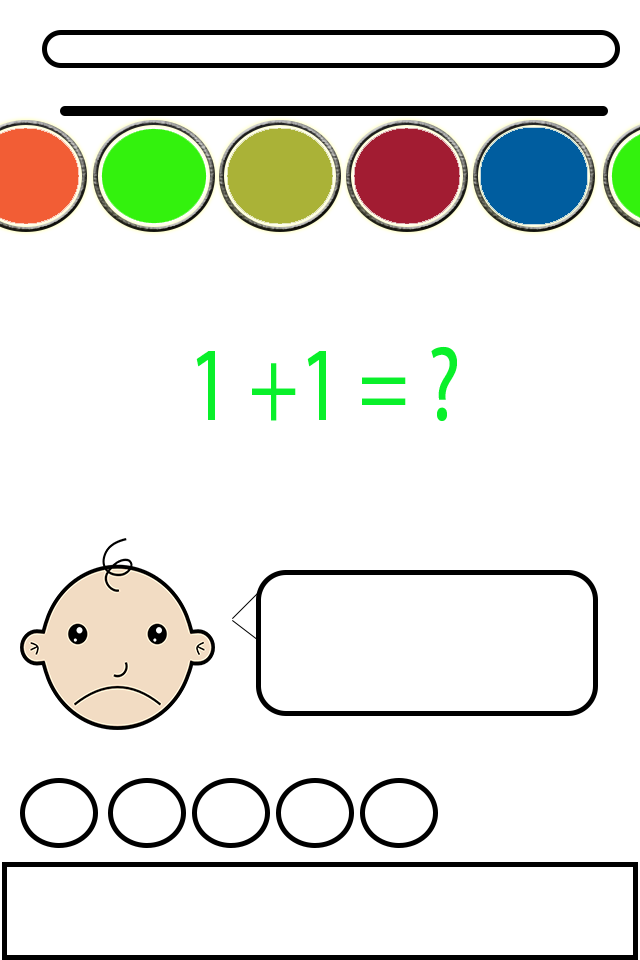
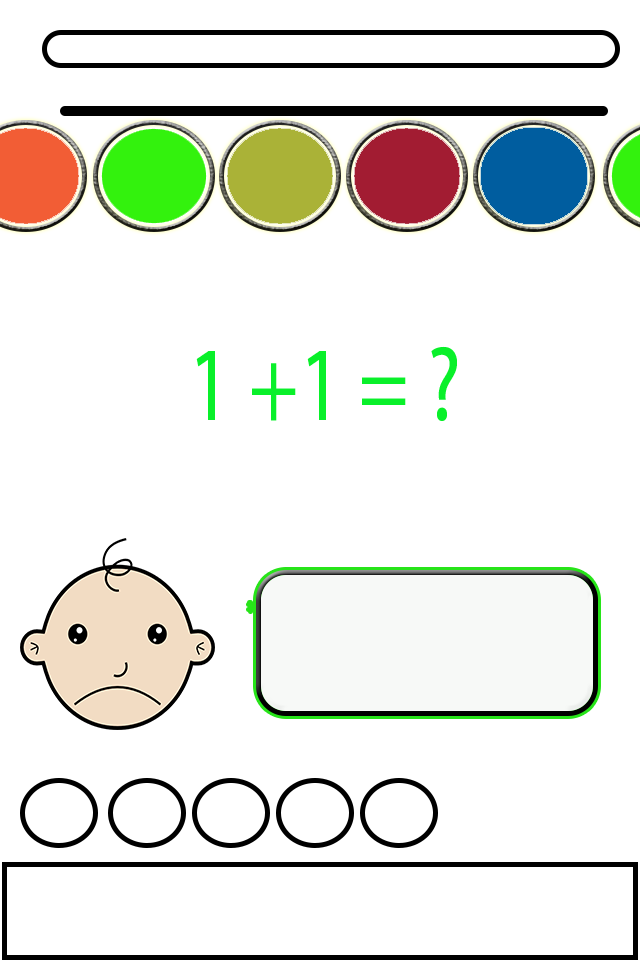
Comparing the layer stacks of the two 640px x 960px images. Changes:
removed layer "Shape 2" over [232, 620, 259, 641]
removed layer "Shape 1" over [232, 592, 259, 619]
painted on "Rounded Rectangle 5", unmasked it over [248, 570, 598, 716]
